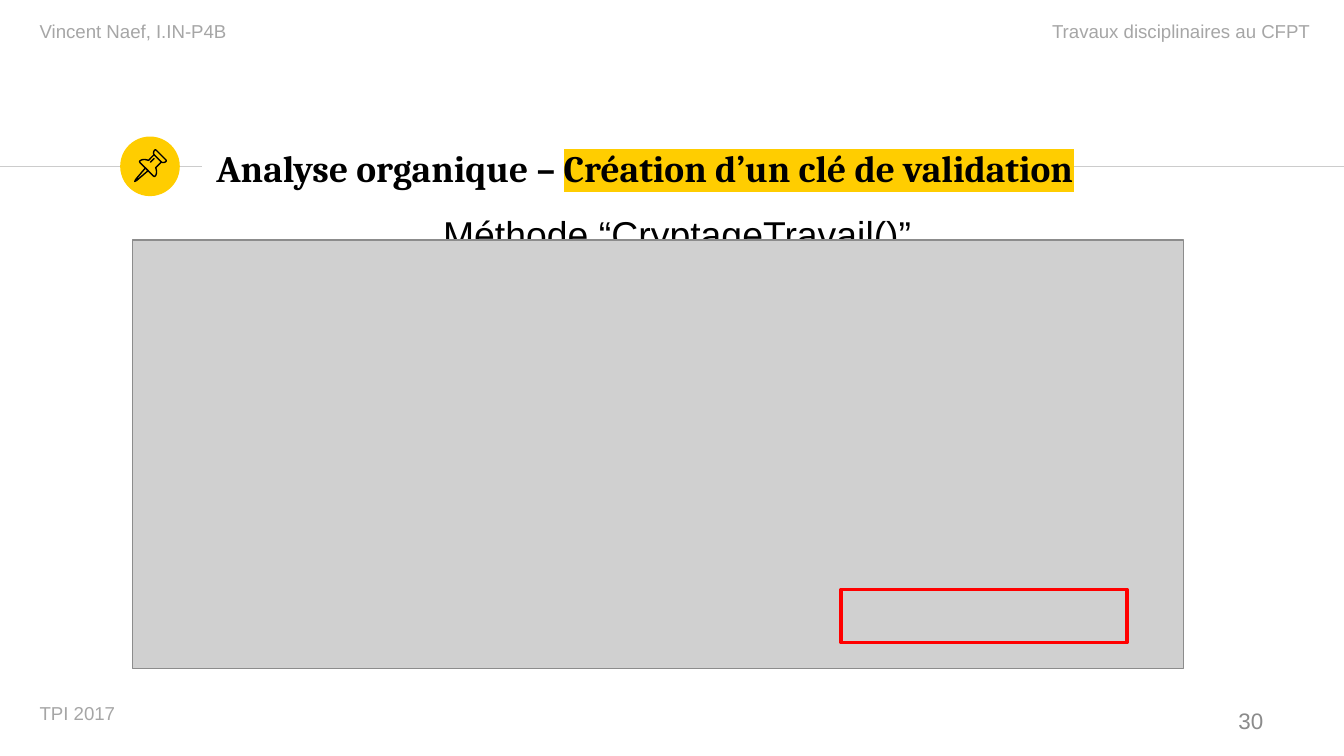
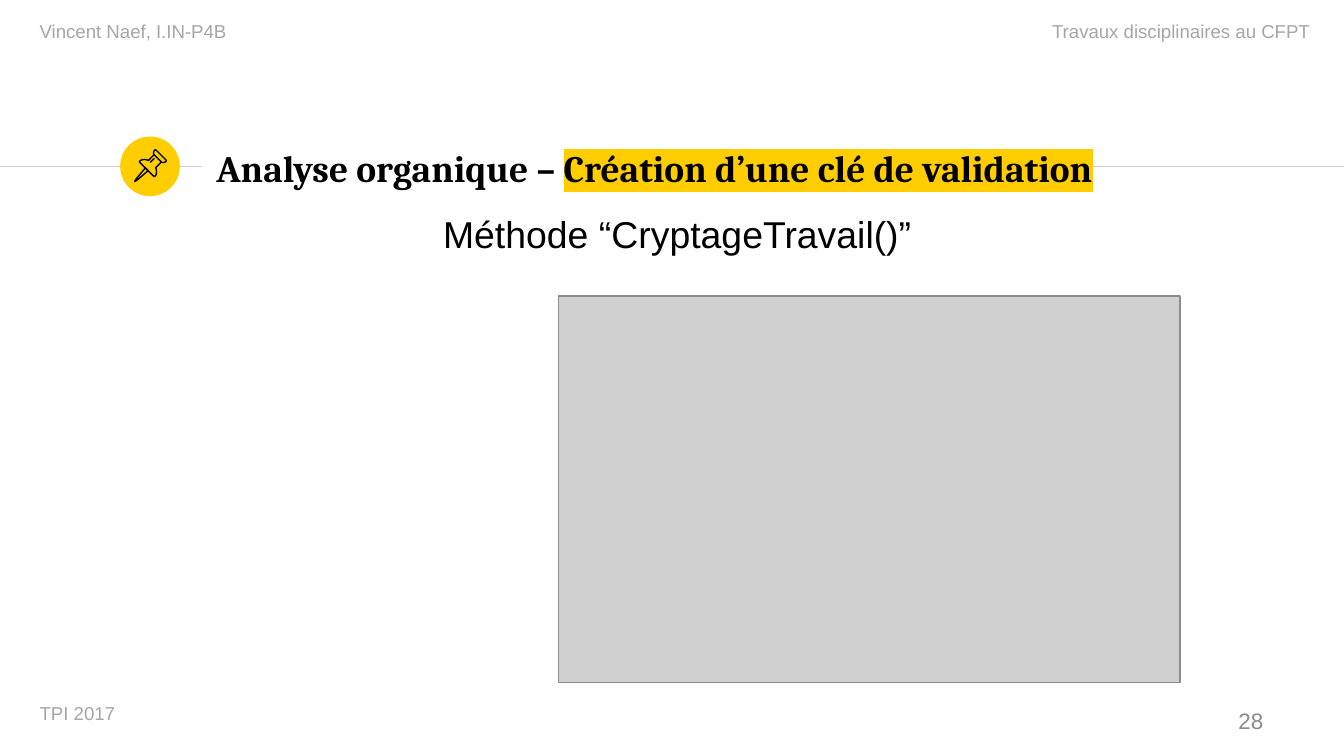
Before and after one commit to vinelo/TPI, a slide deck: slide 28 of Présentation/PresentationTPI.pptx (slide 30 before the commit). Drawn at 1344x756 pixels with LibreOffice and Linux fonts; fonts in the diff are those of the drawing; grey boxes stand for pictures. Boxes give left, top, right and bottom in pixels: in the first picture for what was removed or moved away, otherwise in the second. Text is boxed around its words. In the diff, an @@ line names an element or a change of style, - is before the commit and + after.

```diff
--- a/Présentation/PresentationTPI.pptx
+++ b/Présentation/PresentationTPI.pptx
@@ title at <box>216,147,1092,191</box>: text changed @@
-Analyse organique – Création d’un clé de validation
+Analyse organique – Création d’une clé de validation
@@ picture: place and size @@
-picture at <box>133,241,1184,669</box>
+picture at <box>558,296,1179,683</box>
@@ rectangle removed at <box>841,590,1128,642</box> @@
@@ page number at <box>1238,713,1263,729</box>: text changed @@
-30
+28
```
Also in this commit, not shown: 6 other slides changed, 3 slides added, 4 slides removed, 5 other files.
